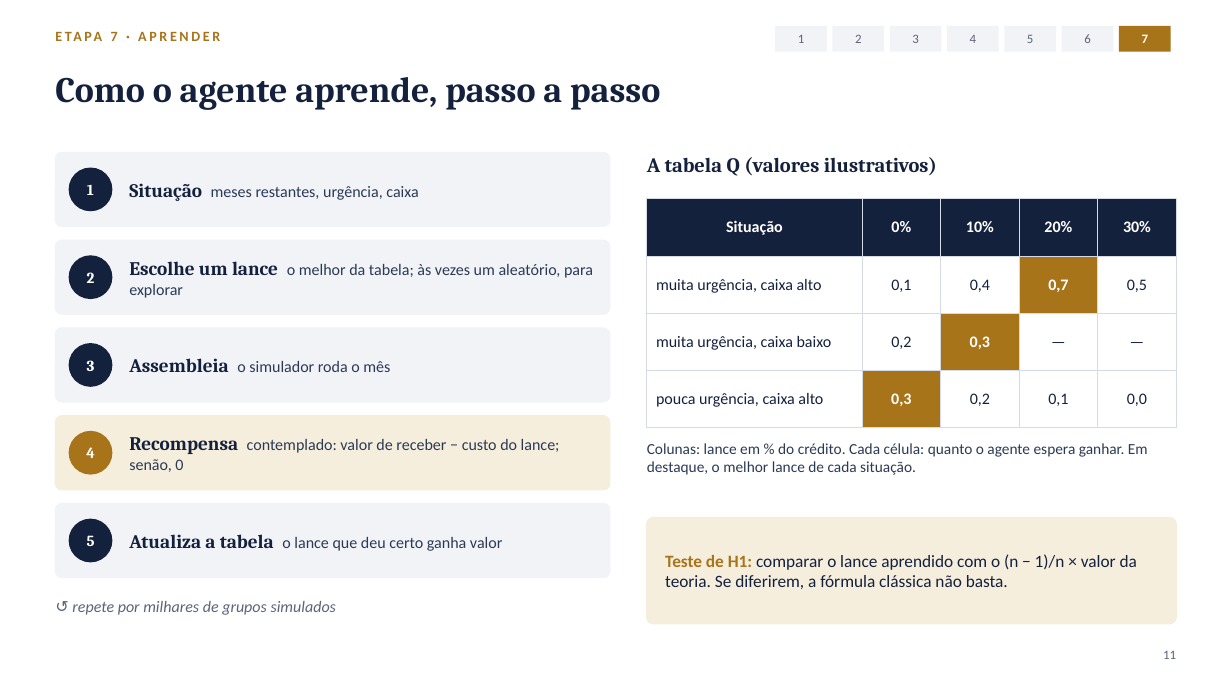
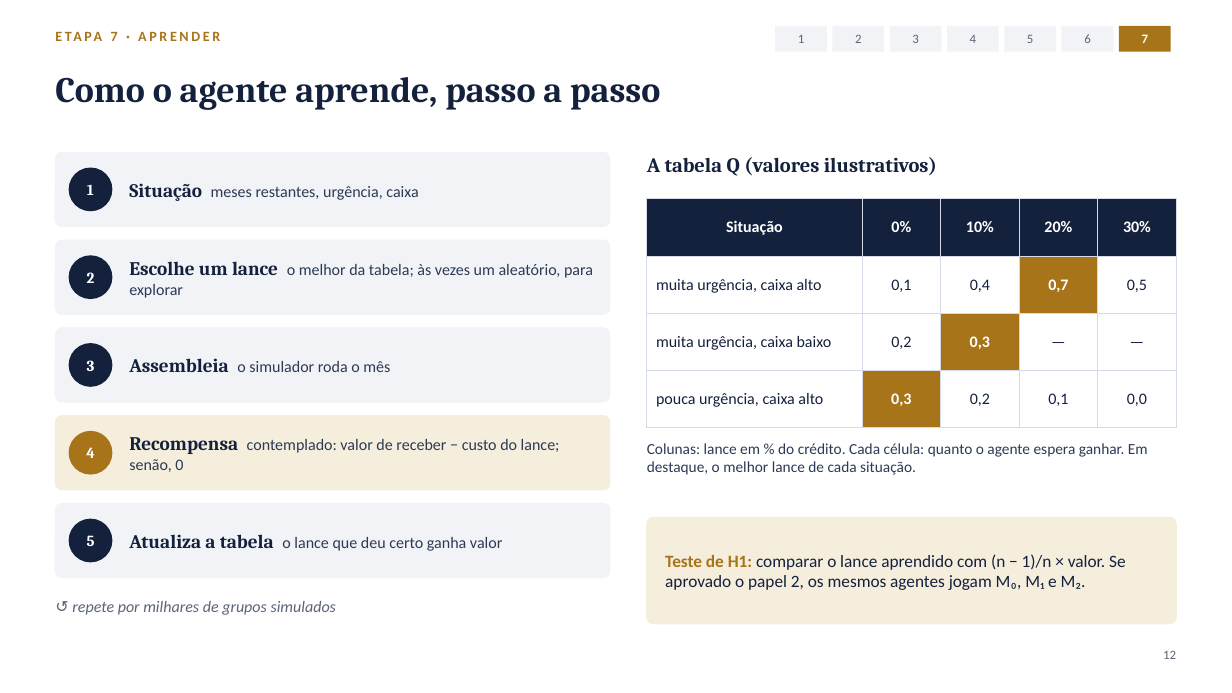
Before and after one commit to antonioffassini/tcc-consorcio, a slide deck: slide 12 of docs/apresentacao-metodologia.pptx (slide 11 before the commit). Drawn at 1232x693 pixels with LibreOffice and Linux fonts; fonts in the diff are those of the drawing. Boxes give left, top, right and bottom in pixels: in the first picture for what was removed or moved away, otherwise in the second. Text is boxed around its words. In the diff, an @@ line names an element or a change of style, - is before the commit and + after.

```diff
--- a/docs/apresentacao-metodologia.pptx
+++ b/docs/apresentacao-metodologia.pptx
@@ text at box(665, 554, 1126, 590): text changed @@
-Teste de H1: comparar o lance aprendido com o (n − 1)/n × valor da teoria. Se diferirem, a fórmula clássica não basta.
+Teste de H1: comparar o lance aprendido com (n − 1)/n × valor. Se aprovado o papel 2, os mesmos agentes jogam M₀, M₁ e M₂.
@@ text at box(1163, 650, 1176, 659): text changed @@
-11
+12
```
Also in this commit, not shown: 11 other slides changed, 2 slides added, 1 slide removed, 21 other files.
